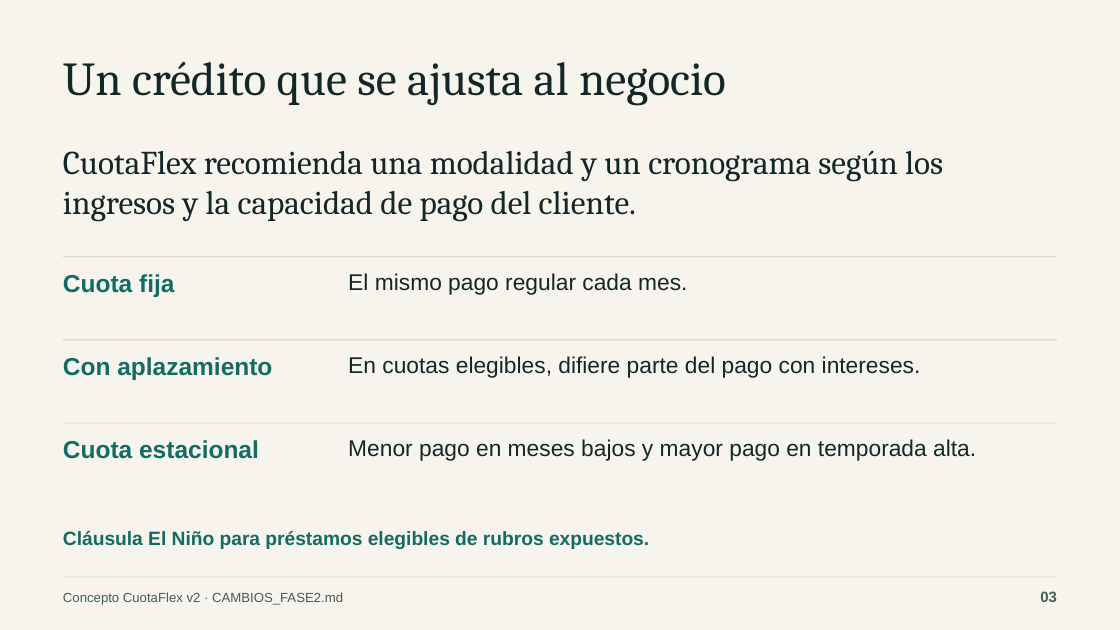
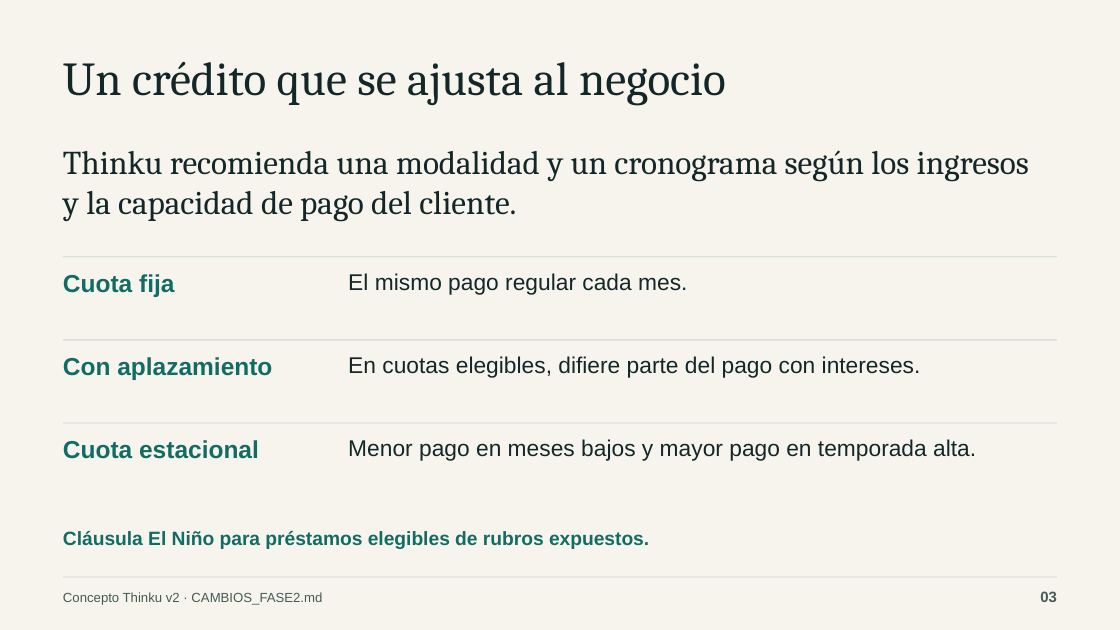
Before and after one commit to Defartion/Hackathon-Caja-Trujillo, a slide deck: slide 3 of docs/pitch/CuotaFlex-pitch.pptx. Drawn at 1120x630 pixels with LibreOffice and Linux fonts; fonts in the diff are those of the drawing. Boxes give left, top, right and bottom in pixels: in the first picture for what was removed or moved away, otherwise in the second. Text is boxed around its words. In the diff, an @@ line names an element or a change of style, - is before the commit and + after.

Commit message:
Rediseño: Thinku en el README, el concepto v3, el pitch y el video
- README, puntero docs/CONCEPTO.md y documentos de la final (video, módulo en vivo, propiedad
  intelectual) con el nombre nuevo.
- Concepto v3: texto, resumen, diagrama de arquitectura regenerado con mermaid-cli y PDF exportado
  de nuevo con su script. El concepto de la fase 1 y la versión 2 se conservan sin cambios.
- Pitch: guion, banco de preguntas y README; resumen A4 regenerado con generar_one_pager.py.
  Presentación: textos y notas con Thinku, gráfico de sensibilidad con la misma data y el rótulo
  nuevo, y la captura del celular con la app actual del cliente; PDF exportado con Impress.
- Script del video: subtítulos, carpeta de salida (~/Videos/Thinku) y lectura del KPI del tablero.
- Los nombres de archivo de los PDF y la presentación no cambian, para no romper enlaces compartidos.
- Sistema de diseño: sección de vistas amplias, columnas y paneles plegables, capturas 01-12
  actualizadas y 13-16 nuevas.

```diff
--- a/docs/pitch/CuotaFlex-pitch.pptx
+++ b/docs/pitch/CuotaFlex-pitch.pptx
@@ text at (x1=63, y1=150, x2=1029, y2=221): text changed @@
-CuotaFlex recomienda una modalidad y un cronograma según los ingresos y la capacidad de pago del cliente.
+Thinku recomienda una modalidad y un cronograma según los ingresos y la capacidad de pago del cliente.
@@ text at (x1=63, y1=592, x2=322, y2=605): text changed @@
-Concepto CuotaFlex v2 · CAMBIOS_FASE2.md
+Concepto Thinku v2 · CAMBIOS_FASE2.md
```
Also in this commit, not shown: 6 other slides changed, 37 other files.
